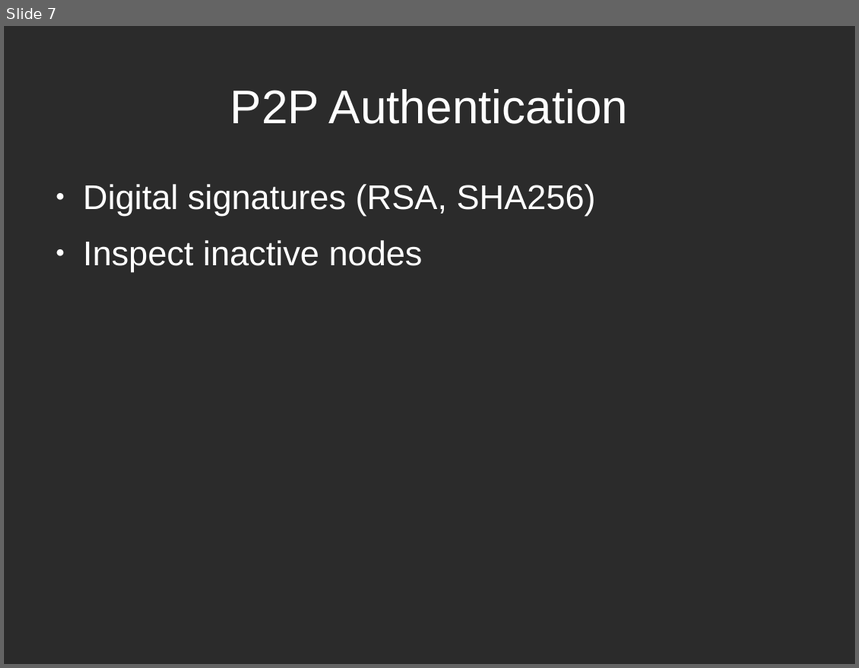
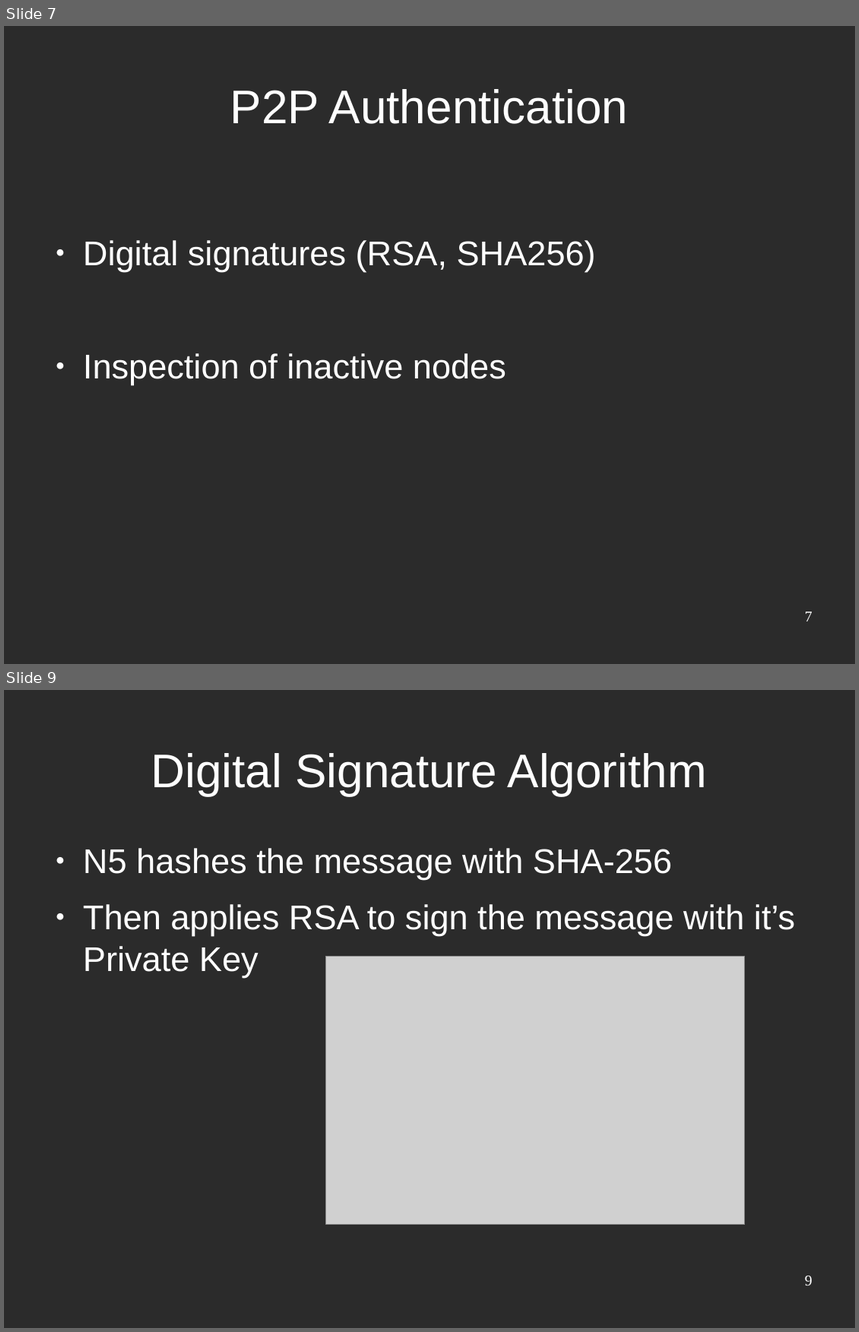
Before and after one commit to mthambipillai/blockchainSybilAttackResistance, a slide deck: BlockchainSybilAttack.odp. Shown one above the other, each under a label of ours: slide 7 before the commit, slides 7 and 9 after it; the slides between them are not shown. The pictures are 859x668 and 859x1332 pixels, drawn with LibreOffice and Linux fonts; fonts in the diff are those of the drawing; grey boxes stand for pictures; background and template pictures are left out; a plain dark background stands for a picture behind light text. Boxes give left, top, right and bottom in pixels: in the first picture for what was removed or moved away, otherwise in the second. Text is boxed around its words. In the diff, an @@ line names an element or a change of style, - is before the commit and + after.

```diff
--- a/BlockchainSybilAttack.odp
+++ b/BlockchainSybilAttack.odp
@@ slide 9 added at [4, 690, 855, 1328], background picture (left out) @@
@@ title added at [151, 753, 707, 796], 44 pt, text #FFFFFF @@
+Digital Signature Algorithm
@@ text added at [83, 848, 795, 977], 32 pt, text #FFFFFF @@
+● N5 hashes the message with SHA-256
+● Then applies RSA to sign the message with it’s Private Key
@@ picture added at [326, 957, 745, 1225] @@
@@ page number added at [805, 1276, 813, 1286], 14 pt, text #FFFFFF @@
+9
@@ slide 7 changed as well @@
@@ text at [83, 354, 506, 385]: text changed @@
-● Inspect inactive nodes
+● Inspection of inactive nodes
@@ page number added at [805, 612, 813, 622], 14 pt, text #FFFFFF @@
+7
```
Also in this commit, not shown: 7 other slides changed, 6 other slides added, 1 slide removed.
